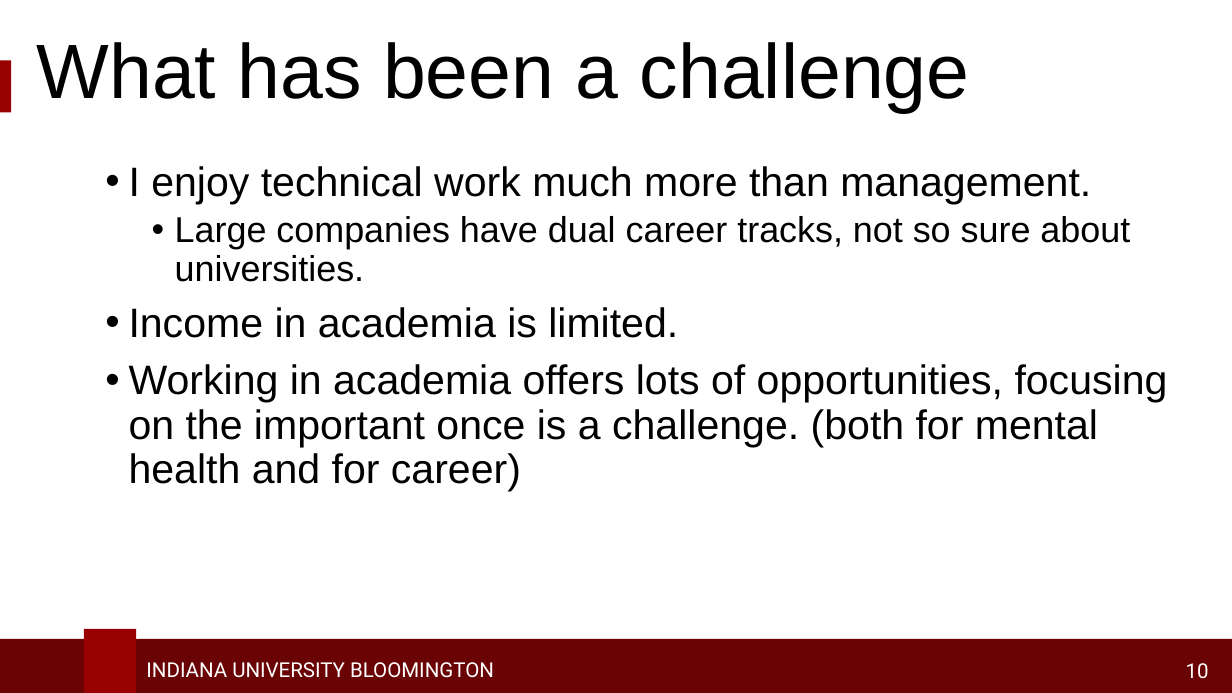
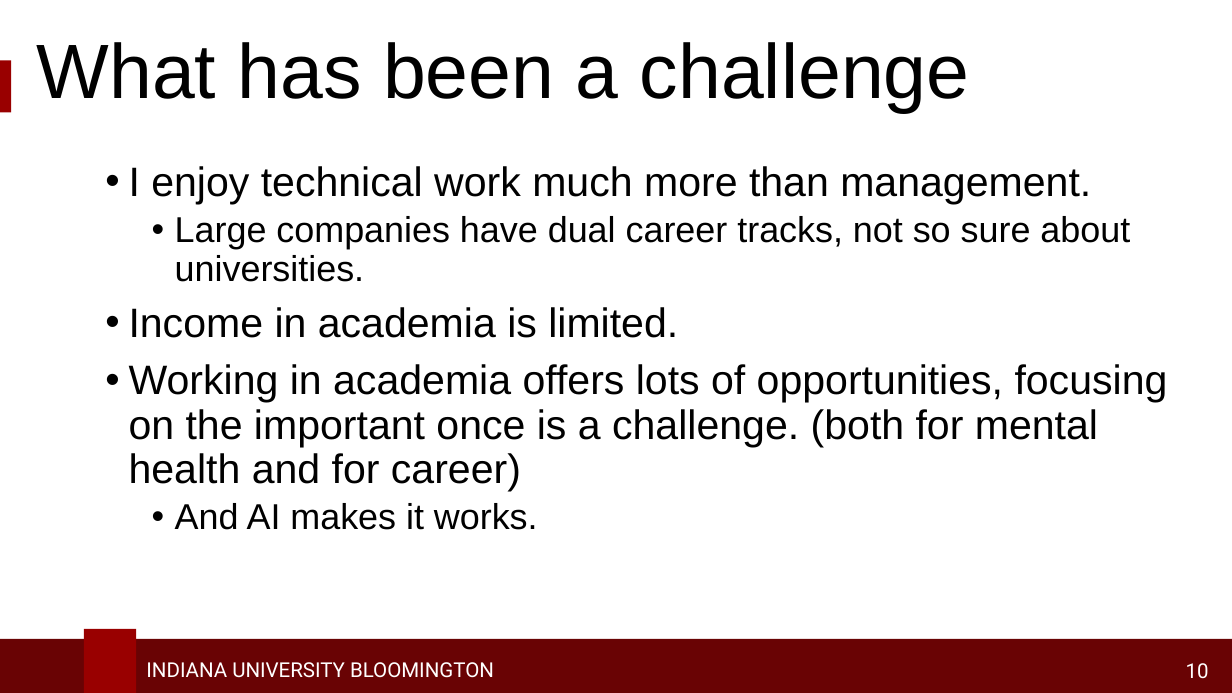
Before and after one commit to access-ci-org/Operations-STEP-2026, a slide deck: slide 10 of CareerSpotlights/RobertHenschel.pptx. Drawn at 1232x693 pixels with LibreOffice and Linux fonts; fonts in the diff are those of the drawing; background and template pictures are left out. Boxes give left, top, right and bottom in pixels: in the first picture for what was removed or moved away, otherwise in the second. Text is boxed around its words. In the diff, an @@ line names an element or a change of style, - is before the commit and + after.

```diff
--- a/CareerSpotlights/RobertHenschel.pptx
+++ b/CareerSpotlights/RobertHenschel.pptx
@@ text at (175, 503, 538, 530): paragraph added @@
+  • And AI makes it works.
```
Also in this commit, not shown: 3 other slides changed.
